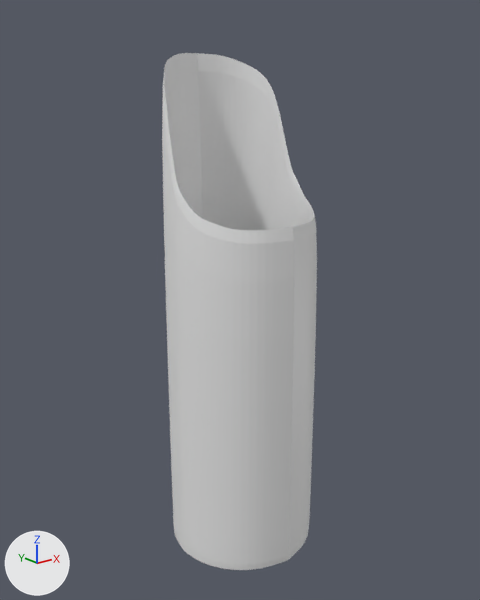
What one commit did to the Blender file lightsaberCreation.blend.
One viewpoint serves both versions: a 50 mm lens placed at (-0.866, -1.657, 1.907), pointed at (0.3, -0.2, 1.324). The axes (+X, +Y, +Z) are drawn at lower left. The lights are the same throughout. The same objects are shown in both versions, whatever each file hides.

Objects in the first picture: 'Graflex 3-Cell'.
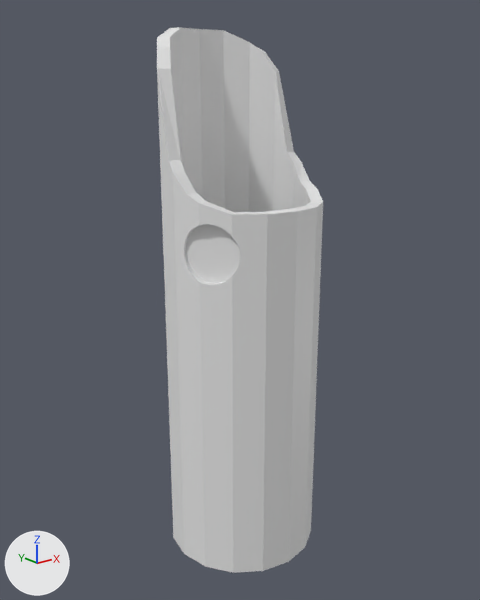
What the commit changed:
me_cylinder_005 is used by ob_graflex_3_cell; location (0.302, -0.206, 0.201); scale (1.15, 1.15, 1.4).
me_cylinder_005 had 72 vertices, 70 faces and spanned x -0.197..0.006, y -0.197..0.197, z 0.249..1.339.
me_cylinder_005 now has 432 vertices, 418 faces and spans x -0.197..0.197, y -0.197..0.197, z 0.249..1.339.
me_cylinder_005 part 1: 11 vertices removed from x -0.166..0.006, y -0.167..0.154, z 0.251..0.256; 371 vertices added at x -0.197..0.197, y -0.197..0.196, z 0.249..1.339.
Object 'Graflex 3-Cell' (ob_graflex_3_cell) loses its MIRROR modifier named 'Mirror'.
Modifier setting removed (it was use_clip = True).
Modifier setting removed (it was merge_threshold = 0.019).
Object 'Graflex 3-Cell' (ob_graflex_3_cell) loses its SUBSURF modifier named 'Subdivision'.

Where the change shows, as pixel boxes (x1, y1, x2, y2) in the pictures (480 x 600 px):
'Graflex 3-Cell', reshaped, modifiers changed (7% wider): before (162, 53, 317, 570); after (157, 27, 323, 573)
part 1 of me_cylinder_005, built on: before (171, 123, 292, 230); after (157, 27, 323, 571)
